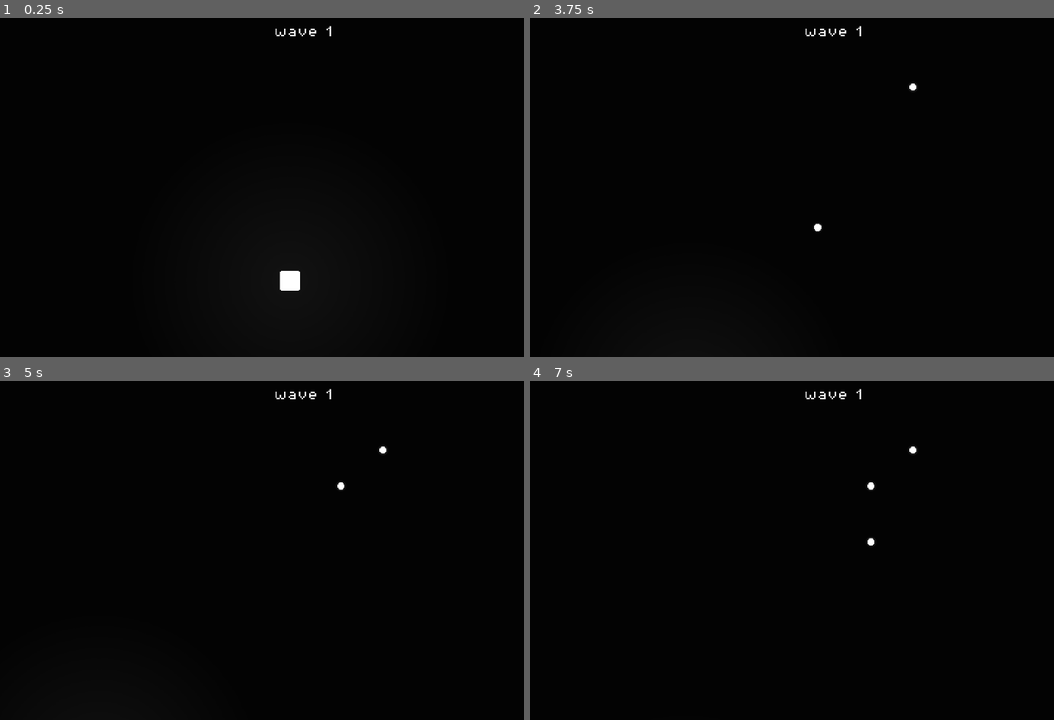
Above: before the commit, frames 1-4 (two rows, left to right).
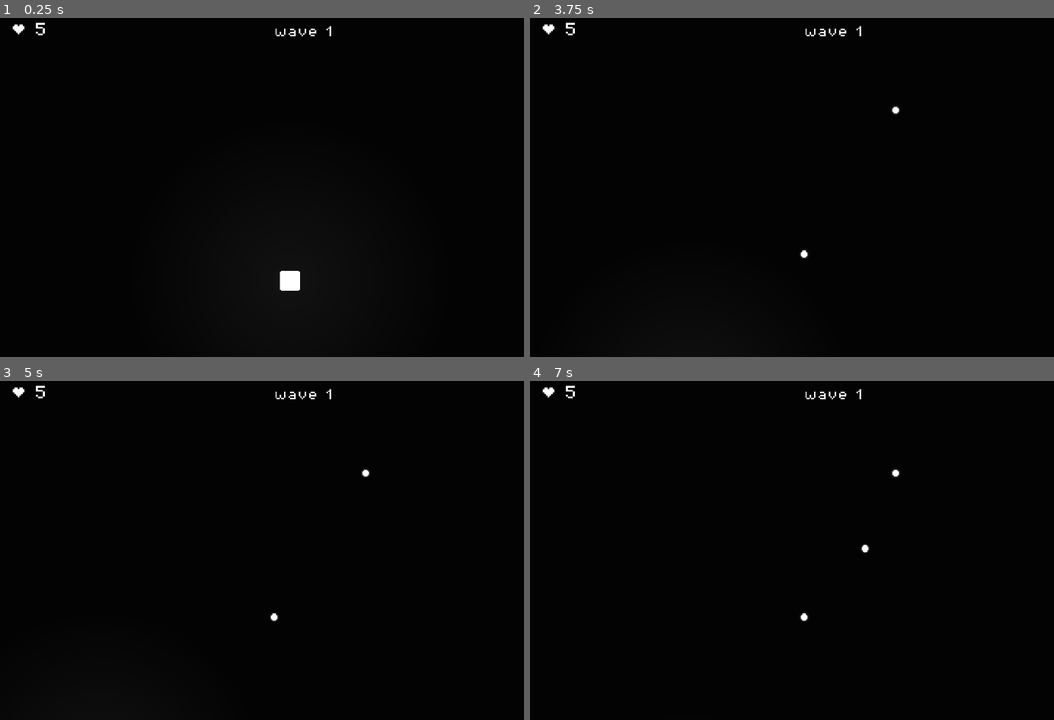
Above: after the commit, the same moments.

Repository: Cazik21/Blue_wave
Game: Godot game, scene res://scenes/world.tscn
Same seed, same stepped clock (60 frames per second), same inputs: the game is played once before the commit and once after it.
Inputs (mouse positions are in pixels of both pictures, inside the frame that each line leads up to):
- Up to frame 1 (0.25 s): no input
- Up to frame 2 (3.75 s): tap Enter at 0.5 s; move the mouse to (970, 167) at 0.52 s; hold A (A) 0.53-1.28 s; tap D (D) at 0.8, 1.35 s; move the mouse to (713, 201) at 1.27 s; tap S (S) at 1.55 s; tap Space at 2 s; move the mouse to (896, 109) at 2.02 s; hold S (S) 2.03-2.78 s; click (896, 109) at 2.3 s; move the mouse to (802, 255) at 2.77 s; click (802, 255) at 2.85 s; tap A (A) at 3.05 s; move the mouse to (1017, 238) at 3.52 s; hold A (A) from 3.53 s (still down)
- Up to frame 3 (5 s): tap D (D) at 3.8, 4.35 s; tap Enter at 4.25 s; move the mouse to (120, 496) at 4.27 s; release A (A) at 4.28 s; tap S (S) at 4.55 s
- Up to frame 4 (7 s): tap Space at 5 s; move the mouse to (865, 547) at 5.02 s; hold S (S) 5.03-5.78 s; click (865, 547) at 5.3 s; tap Enter at 5.75 s; move the mouse to (744, 462) at 5.77 s; tap W (W) at 5.85 s; tap A (A) at 6.05 s; move the mouse to (970, 530) at 6.52 s; hold D (D) from 6.53 s (still down); click (970, 530) at 6.6 s

The runs differ from the first frame. In frame 1, less than 0.1% of the frame differs, in the area x 2-9%, y 1-6%; in frame 2, 0.2%; in frame 3, 0.2%; in frame 4, 0.3%, in the area x 2-74%, y 1-71%.

Commit message:
varias cosas

Diff:
--- /dev/null
+++ b/prefabs/hearts.tscn
@@ -0,0 +1,34 @@
+[gd_scene load_steps=4 format=3 uid="uid://ylqcdxpl38as"]
+
+[ext_resource type="Texture2D" uid="uid://co075ruoy5u7r" path="res://assets/heart (2).png" id="1_fvwvb"]
+[ext_resource type="Script" uid="uid://d2abrac7ptsxq" path="res://scripts/label.gd" id="2_fmu8j"]
+[ext_resource type="FontFile" uid="uid://c3kajmqfy11vh" path="res://assets/PixelOperator8.ttf" id="2_fvwvb"]
+
+[node name="hearts" type="Control"]
+layout_mode = 3
+anchors_preset = 15
+anchor_right = 1.0
+anchor_bottom = 1.0
+grow_horizontal = 2
+grow_vertical = 2
+
+[node name="CanvasLayer" type="CanvasLayer" parent="."]
+
+[node name="TextureRect" type="TextureRect" parent="CanvasLayer"]
+offset_left = 3.0
+offset_top = 7.0000024
+offset_right = 91.57143
+offset_bottom = 47.000004
+scale = Vector2(0.2, 0.2)
+texture = ExtResource("1_fvwvb")
+expand_mode = 3
+
+[node name="Label" type="Label" parent="CanvasLayer"]
+offset_left = 9.0
+offset_top = 6.0000005
+offset_right = 71.0
+offset_bottom = 29.0
+scale = Vector2(0.6, 0.6)
+theme_override_fonts/font = ExtResource("2_fvwvb")
+text = "   5"
+script = ExtResource("2_fmu8j")
--- a/prefabs/miniwaves.tscn
+++ b/prefabs/miniwaves.tscn
@@ -5,7 +5,7 @@
 [ext_resource type="Texture2D" uid="uid://crs7yi8rb0x0r" path="res://assets/Water walking (2).png" id="3_ppvmk"]
 [ext_resource type="Texture2D" uid="uid://j5sjfskig4kr" path="res://assets/Water walking (1).png" id="4_jfqxb"]
 [ext_resource type="Texture2D" uid="uid://crekdokahv3sf" path="res://assets/Water walking.png" id="5_nteer"]
-[ext_resource type="Script" uid="uid://bg37dg3nup4cu" path="res://animated_sprite_2d.gd" id="6_86p6u"]
+[ext_resource type="Script" uid="uid://bg37dg3nup4cu" path="res://scripts/animated_sprite_2d.gd" id="6_86p6u"]
 [ext_resource type="Texture2D" uid="uid://7g5lg3lduuk5" path="res://assets/slime 13 (3) (1).png" id="7_86p6u"]
 [ext_resource type="Texture2D" uid="uid://c48aefisbai4w" path="res://assets/slime 1 (1).png" id="8_taymj"]
 [ext_resource type="Texture2D" uid="uid://5v8te6nnis5o" path="res://assets/New Piskel.png" id="9_vtc7g"]
--- a/project.godot
+++ b/project.godot
@@ -31,7 +31,7 @@
 
 window/size/viewport_width=416
 window/size/viewport_height=234
-window/size/mode=2
+window/size/mode=1
 window/size/initial_position_type=0
 window/size/window_width_override=1248
 window/size/window_height_override=702
--- a/scenes/player.tscn
+++ b/scenes/player.tscn
@@ -44,6 +44,7 @@
 debug_color = Color(0.9941798, 0, 0.23337513, 0.41960785)
 
 [node name="PointLight2D" type="PointLight2D" parent="."]
+energy = 2.0
 texture = ExtResource("2_g2els")
 texture_scale = 2.0
 
--- a/scenes/world.tscn
+++ b/scenes/world.tscn
@@ -1,9 +1,10 @@
-[gd_scene load_steps=5 format=3 uid="uid://dxghx7pn87w4x"]
+[gd_scene load_steps=6 format=3 uid="uid://dxghx7pn87w4x"]
 
 [ext_resource type="Script" uid="uid://cq5nii0on47gt" path="res://scripts/world.gd" id="1_4wyf3"]
 [ext_resource type="PackedScene" uid="uid://dqo6q3330yn1x" path="res://scenes/player.tscn" id="1_nnsk1"]
 [ext_resource type="PackedScene" uid="uid://by6tii7albfd4" path="res://scenes/enemy.tscn" id="2_rwgxs"]
 [ext_resource type="PackedScene" uid="uid://dfvu4r5emojw" path="res://prefabs/waves.tscn" id="4_k0juu"]
+[ext_resource type="PackedScene" uid="uid://ylqcdxpl38as" path="res://prefabs/hearts.tscn" id="5_71j4m"]
 
 [node name="world" type="Node2D"]
 script = ExtResource("1_4wyf3")
@@ -26,6 +27,10 @@
 wait_time = 2.6
 autostart = true
 
-[node name="UI" parent="." instance=ExtResource("4_k0juu")]
+[node name="UI" type="Node" parent="."]
+
+[node name="waves" parent="UI" instance=ExtResource("4_k0juu")]
+
+[node name="hearts" parent="UI" instance=ExtResource("5_71j4m")]
 
 [connection signal="timeout" from="spawn_timer" to="." method="_on_spawn_timer_timeout"]
--- a/scripts/bullet.gd
+++ b/scripts/bullet.gd
@@ -2,18 +2,32 @@
 
 @export var bullet_speed : float = 150
 var direction : Vector2 = Vector2.ZERO
-var distance
 
 func _ready() -> void:
-	distance = position.distance_squared_to(Messenger.point_to_shoot)
+	global_position = self.get_parent().get_node("Player").global_position
+	# 1. Direção da bala
+	direction = (get_global_mouse_position() - global_position).normalized()
+
+	# 2. Distância fixa de viagem
+	var travel_distance = global_position.distance_to(get_global_mouse_position())
+	var target_pos = global_position + direction * travel_distance
+
+	# 3. Duração baseada em VELOCIDADE
+	var duration = travel_distance / bullet_speed
+
+	# 4. Tween linear com velocidade constante
+	var tween = get_tree().create_tween()
+	tween.tween_property(self, "global_position", target_pos, duration)\
+		.set_trans(Tween.TRANS_LINEAR)
 
 
-# Called every frame. 'delta' is the elapsed time since the previous frame.
+
 func _process(delta: float) -> void:
-	if position.distance_squared_to(self.get_parent().get_node("Player").position) < distance:
-		position += direction.rotated(rotation) * bullet_speed * delta
-	else:
-		Messenger.ondinhas.emit()
+	pass
+	#if position.distance_to(self.get_parent().get_node("Player").position) < distance:
+		#position += direction.rotated(rotation) * bullet_speed * delta
+	#else:
+		#Messenger.ondinhas.emit()
 
 func set_direction(new_direction):
 	direction = new_direction.normalized()
--- /dev/null
+++ b/scripts/label.gd
@@ -0,0 +1,5 @@
+extends Label
+
+# Called every frame. 'delta' is the elapsed time since the previous frame.
+func _process(delta: float) -> void:
+	self.text = "   " + str(Messenger.player_lifes)
--- a/scripts/particles.gd
+++ b/scripts/particles.gd
@@ -8,7 +8,7 @@
 	set_process_input(false)
 	set_process_unhandled_input(false)
 	set_process_unhandled_key_input(false)
-	await get_tree().create_timer(5).timeout
+	await get_tree().create_timer(10).timeout
 	var tweenop = get_tree().create_tween()
 	tweenop.tween_property(self, "modulate",
 	 Color("#ffffff", 0),
--- a/scripts/player.gd
+++ b/scripts/player.gd
@@ -2,6 +2,7 @@
 
 @onready var anim: AnimatedSprite2D = $AnimatedSprite2D
 @onready var audio: AudioStreamPlayer2D = $AudioStreamPlayer2D
+@onready var point_light_2d: PointLight2D = $PointLight2D
 
 @export var bullet_scene : PackedScene
 @export var waves_scene : PackedScene
@@ -16,12 +17,15 @@
 var speed : float = 100
 
 func _ready() -> void:
+	if OS.get_name() == "macOS":
+		point_light_2d.energy = 2
+	else:
+		point_light_2d.energy = 1
 	Messenger.player = self
 	org_color = Color.WHITE
 
 func _physics_process(_delta: float) -> void:
 	var mouse_dir = get_global_mouse_position() - global_position
-	Messenger.point_to_shoot = get_global_mouse_position()
 	if Input.is_action_just_pressed("shoot") and can_shoot:
 		shoot(mouse_dir)
 	move()
@@ -48,11 +52,9 @@
 
 func shoot(direction):
 	can_shoot = false
-
 	var bullet_instance = bullet_scene.instantiate()
 	get_tree().current_scene.add_child(bullet_instance)
 	bullet_instance.global_position = global_position
-	bullet_instance.set_direction(direction)
 
 	await get_tree().create_timer(shoot_colldown).timeout
 	can_shoot = true
--- a/scripts/waves.gd
+++ b/scripts/waves.gd
@@ -1,7 +1,6 @@
 extends Control
 
 @onready var label: Label = $waves/text
-@onready var label2: Label = $lifes/text
 
 func _ready() -> void:
 	waves()
Binary file added: assets/heart (2).png
Not shown, added: assets/heart (2).png.import
Binary file added: assets/heart.png
Not shown, added: assets/heart.png.import
Renamed: animated_sprite_2d.gd -> scripts/animated_sprite_2d.gd
Renamed: animated_sprite_2d.gd.uid -> scripts/animated_sprite_2d.gd.uid
Not shown, added: scripts/label.gd.uid
